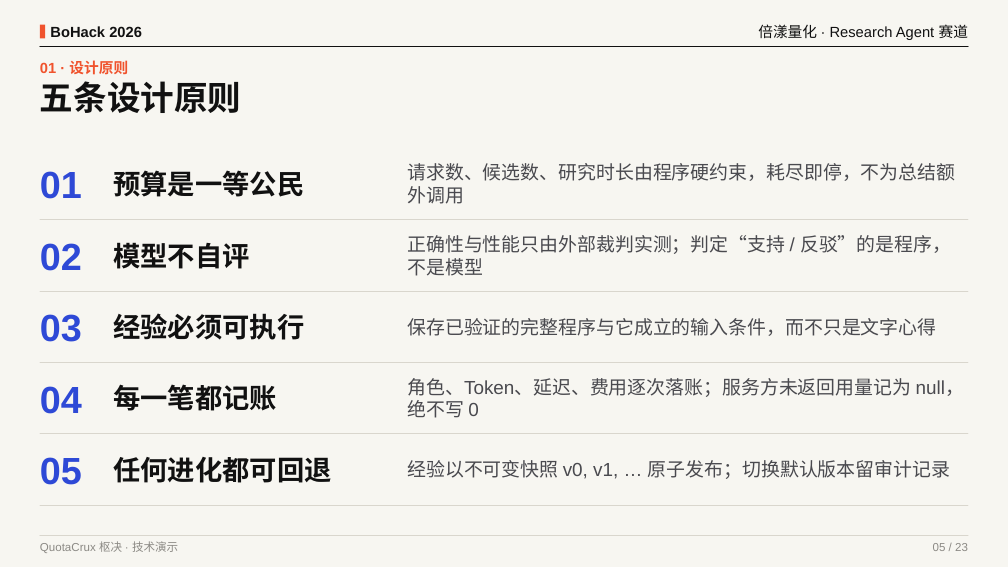
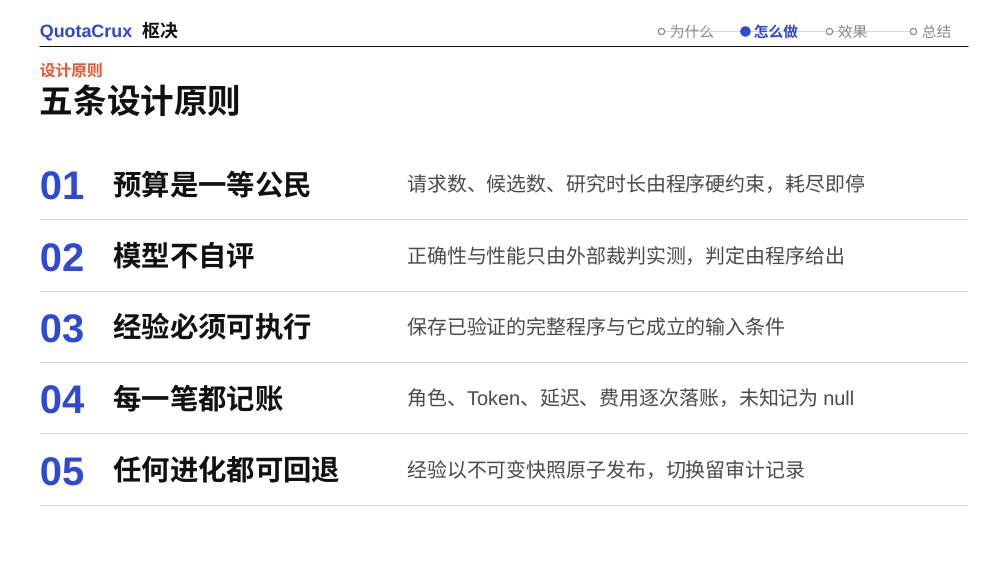
Before and after one commit to bohack-2026-hw/QuotaCrux, a slide deck: slide 5 of docs/presentation/QuotaCrux.pptx. Drawn at 1008x567 pixels with LibreOffice and Linux fonts; fonts in the diff are those of the drawing; background and template pictures are left out. Boxes give left, top, right and bottom in pixels: in the first picture for what was removed or moved away, otherwise in the second. Text is boxed around its words. In the diff, an @@ line names an element or a change of style, - is before the commit and + after.

```diff
--- a/docs/presentation/QuotaCrux.pptx
+++ b/docs/presentation/QuotaCrux.pptx
@@ rectangle removed at <box>0,0,1008,567</box> @@
@@ text at <box>40,21,178,41</box>: text changed; size 11 to 17 pt; text colour #8C8A85 to #2E49D6; bold on @@
-QuotaCrux 枢决 · 技术演示
+QuotaCrux 枢决
@@ text "QuotaCrux 枢决" at <box>40,21,178,41</box>: vertical alignment top to middle @@
@@ rectangle removed at <box>40,25,45,39</box> @@
@@ text removed at <box>50,26,142,37</box> @@
-BoHack 2026
@@ ellipse added at <box>659,29,665,35</box>, fill #F7F6F1, outline #8C8A85 1 pt @@
@@ text added at <box>670,25,714,38</box>, 14 pt, text #8C8A85 @@
+为什么
@@ ellipse added at <box>741,26,750,36</box>, fill #2E49D6, outline #2E49D6 1 pt @@
@@ text added at <box>754,24,798,39</box>, 14 pt, text #2E49D6, bold @@
+怎么做
@@ text removed at <box>758,24,968,40</box> @@
-倍漾量化 · Research Agent 赛道
@@ ellipse added at <box>827,29,833,35</box>, fill #F7F6F1, outline #8C8A85 1 pt @@
@@ text added at <box>838,25,867,38</box>, 14 pt, text #8C8A85 @@
+效果
@@ ellipse added at <box>910,29,917,35</box>, fill #F7F6F1, outline #8C8A85 1 pt @@
@@ text added at <box>922,24,951,38</box>, 14 pt, text #8C8A85 @@
+总结
@@ line added from (662, 32) to (913, 32), #D9D6CD 1 pt @@
@@ text at <box>40,62,103,78</box>: text changed; size 14 to 15 pt @@
-01 · 设计原则
+设计原则
@@ text at <box>407,174,865,193</box>: text changed; size 18 to 19 pt @@
-请求数、候选数、研究时长由程序硬约束，耗尽即停，不为总结额外调用
+请求数、候选数、研究时长由程序硬约束，耗尽即停
@@ text at <box>407,246,845,265</box>: text changed; size 18 to 19 pt @@
-正确性与性能只由外部裁判实测；判定“支持 / 反驳”的是程序，不是模型
+正确性与性能只由外部裁判实测，判定由程序给出
@@ text at <box>407,317,785,336</box>: text changed; size 18 to 19 pt @@
-保存已验证的完整程序与它成立的输入条件，而不只是文字心得
+保存已验证的完整程序与它成立的输入条件
@@ text at <box>407,388,854,407</box>: text changed; size 18 to 19 pt @@
-角色、Token、延迟、费用逐次落账；服务方未返回用量记为 null，绝不写 0
+角色、Token、延迟、费用逐次落账，未知记为 null
@@ size 36 to 38 pt in 5 elements at <box>40,171,84,200</box>, <box>40,243,84,272</box>, <box>40,314,84,343</box>, <box>40,385,84,414</box>, <box>40,457,84,486</box> @@
@@ size 26 to 27 pt in 5 elements at <box>113,170,311,198</box>, <box>113,242,255,269</box>, <box>113,312,311,340</box>, <box>113,384,283,412</box>, <box>113,456,340,483</box> @@
@@ text at <box>407,460,805,479</box>: text changed; size 18 to 19 pt @@
-经验以不可变快照 v0, v1, … 原子发布；切换默认版本留审计记录
+经验以不可变快照原子发布，切换留审计记录
@@ line removed from (40, 535) to (969, 535) @@
@@ text removed at <box>933,543,968,551</box> @@
-05 / 23
```
Also in this commit, not shown: 21 other slides changed, 1 slide removed, 16 other files.
